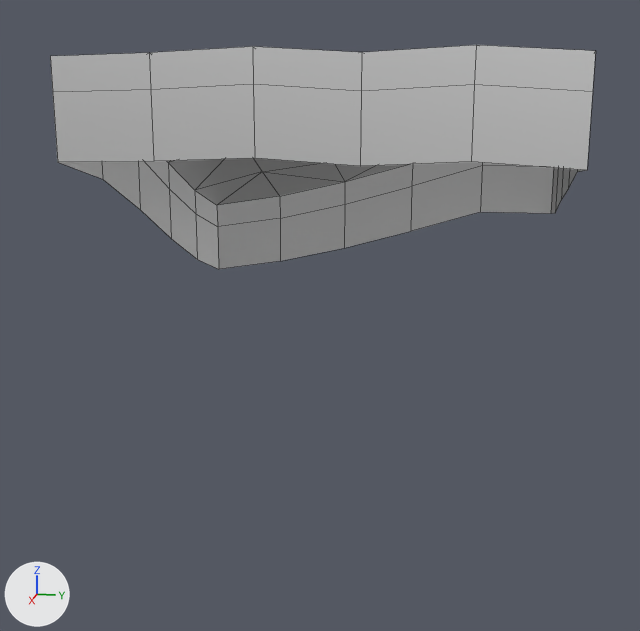
The FBX model ZombieSurvival/Assets/polyperfect/Low Poly Ultimate Pack/T/- Meshes_T/Terrains_T/Worlds_T/SteepSlope1.fbx, before and after one commit.
Before and after are seen from a camera (50 mm lens) standing at (63.9, 10.5, 9.7) and looking at (-0.2, -2.3, -6.3). Lighting does not change. The marker at lower left points along +X, +Y and +Z. Mesh edges are drawn as thin lines. Where no turn or scale is listed for an object, it has been applied to the vertices.

The first picture shows 'SteepSlope1'.
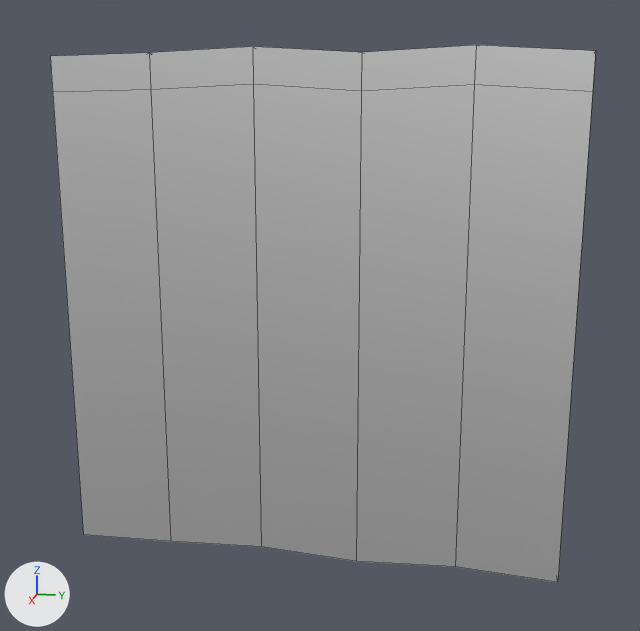
Edits to the bpy script that builds the scene:
```text
Change me_terrain_world_slope3_007:
    used by ob_steepslope1; location = (0.0, 0.0, 6.0)
    remove me_terrain_world_slope3_007.from_pydata(...)  # 76 vertices, 90 faces; spans x -15.0..15.0, y -15.0..15.0, z -12.0..6.4
    add me_terrain_world_slope3_007.from_pydata(...)  # 76 vertices, 90 faces; spans x -15.0..15.0, y -15.0..15.0, z -36.0..6.4
    me_terrain_world_slope3_007 part 1: 20 of the vertices in x -15.0..15.0, y -15.0..15.0, z -12.0..0.4 are moved by (0.0, 0.0, -24.0)
```

Where the change shows, as pixel boxes (x1, y1, x2, y2) in the pictures (640 x 631 px; the box of a moved part takes in the faces that stretch with it):
'SteepSlope1', reshaped (139% taller): before (50, 45, 596, 269); after (50, 45, 596, 582)
part 1 of me_terrain_world_slope3_007, moved or reshaped: before (57, 109, 587, 269); after (57, 109, 587, 582)
